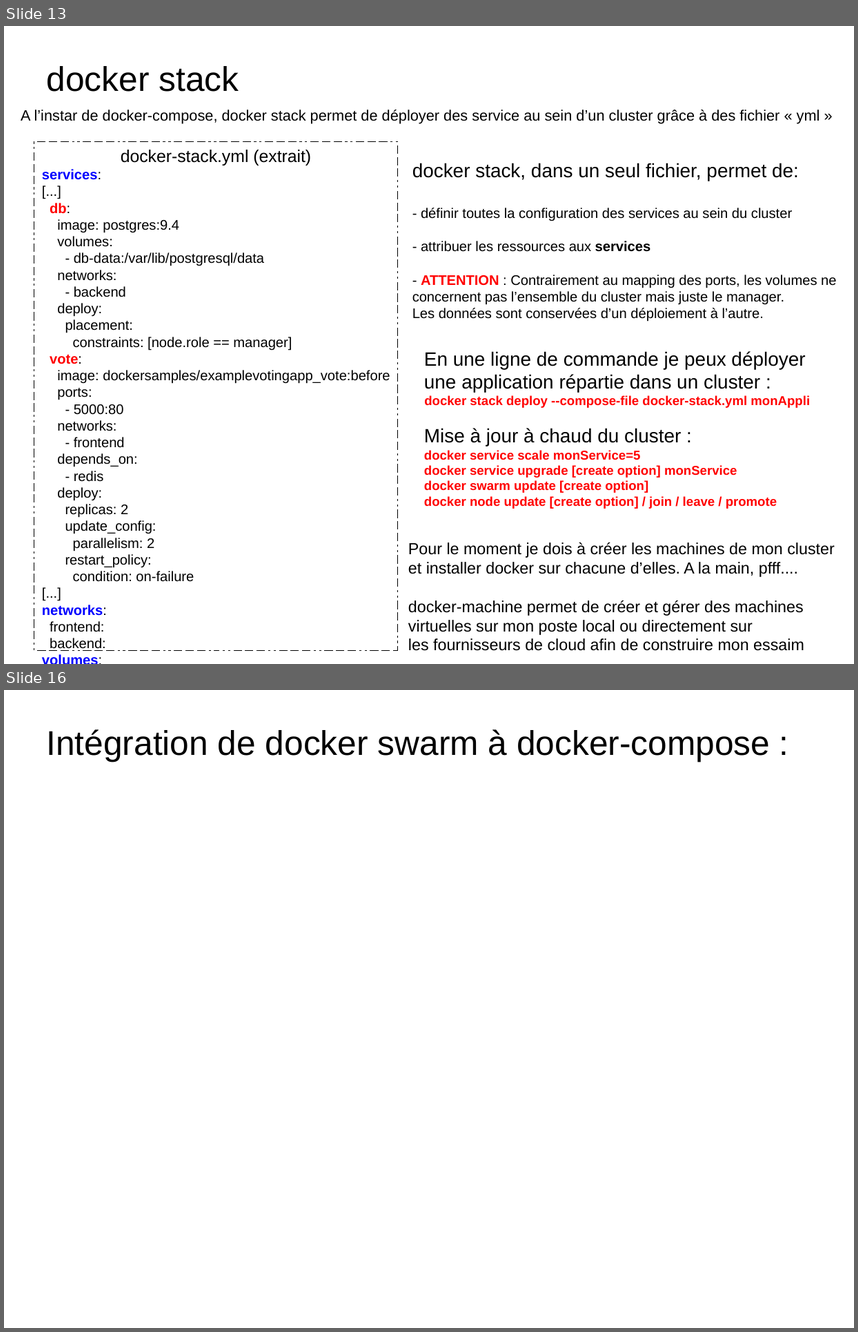
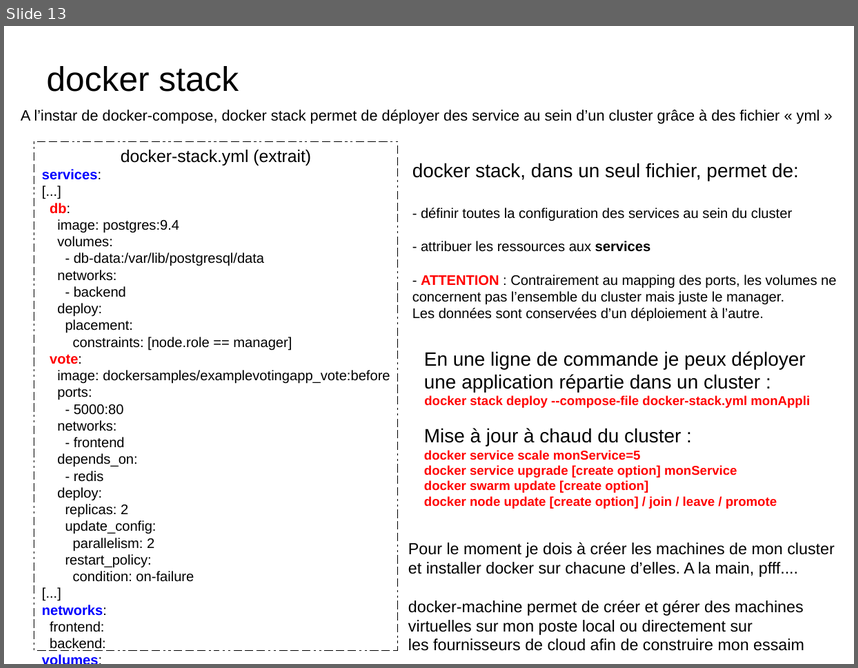
Before and after one commit to charleshuber/4t, a slide deck: presentation_smb215.odp. Shown one above the other, each under a label of ours: slides 13 and 16 before the commit, slide 13 after it; the slides between them are not shown. The pictures are 858x1332 and 858x668 pixels, drawn with LibreOffice and Linux fonts; fonts in the diff are those of the drawing. Boxes give left, top, right and bottom in pixels: in the first picture for what was removed or moved away, otherwise in the second. Text is boxed around its words. In the diff, an @@ line names an element or a change of style, - is before the commit and + after.

```diff
--- a/presentation_smb215.odp
+++ b/presentation_smb215.odp
@@ slide 16 removed at box(4, 690, 854, 1328), background #FFFFFF @@
@@ subtitle removed at box(47, 729, 770, 761) @@
-Intégration de docker swarm à docker-compose :
```
Also in this commit, not shown: 1 slide changed, 2 slides added, 2 other slides removed, 1 other file.
